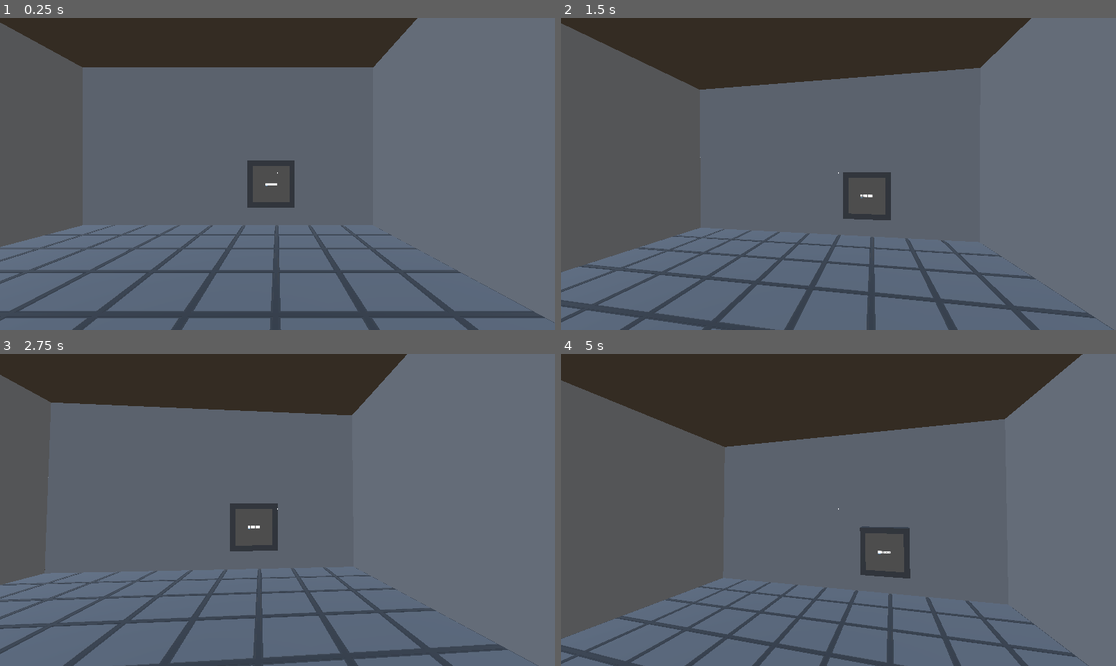
Above: before the commit, frames 1-4 (two rows, left to right).
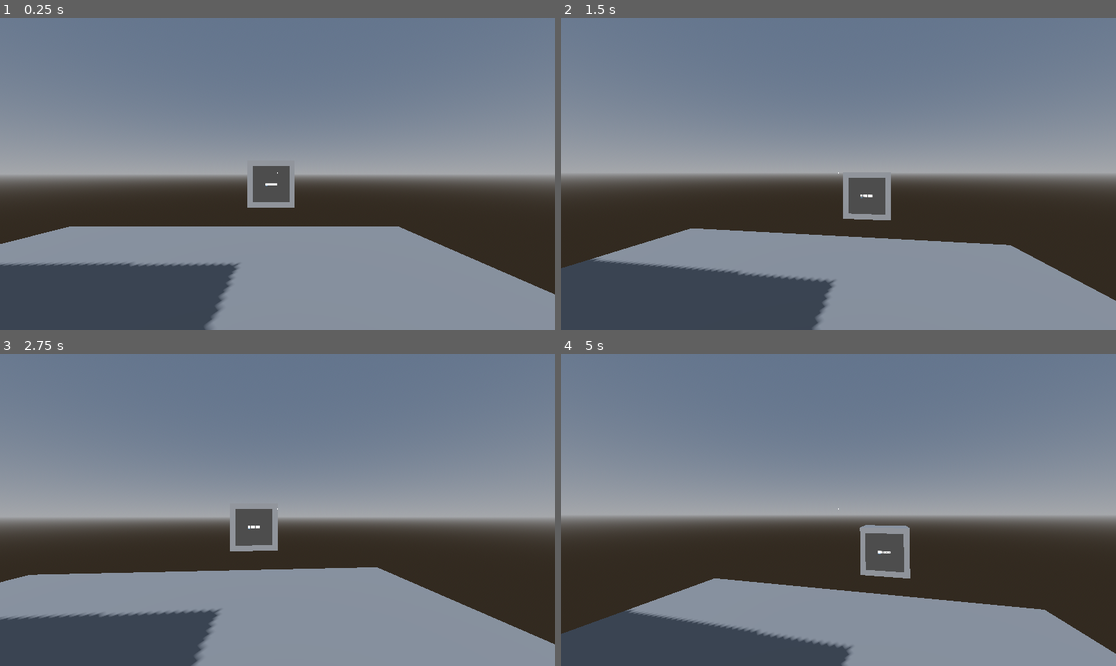
Above: after the commit, the same moments.

Repository: Martiriak/brackeys-feb-2026
Game: Godot game, scene res://levels/tv-hub/test_tv.tscn
The game is run twice, just before and just after one commit, with the same random seed, the same clock (stepped at 60 frames per second) and the same inputs. The engine's default icon, where the game draws it, is replaced by a stand-in: a white triangle on a blue panel in a dark square.
Inputs (mouse positions are in pixels of both pictures, inside the frame that each line leads up to):
- Up to frame 1 (0.25 s): no input
- Up to frame 2 (1.5 s): tap Enter (ui_accept) at 0.5 s; move the mouse to (866, 174) at 0.52 s; hold Up (ui_up) from 0.53 s (still down); tap E (interact) at 0.6 s; click (866, 174) at 0.67 s; tap Space (jump) at 0.77 s; move the mouse to (810, 174) at 1.27 s; tap Shift (run) at 1.35 s
- Up to frame 3 (2.75 s): keep holding Up (ui_up); tap Space (jump) at 1.52 s; tap Enter (ui_accept) at 2 s; move the mouse to (288, 503) at 2.02 s; tap E (interact) at 2.1 s
- Up to frame 4 (5 s): keep holding Up (ui_up); tap Enter (ui_accept) at 2.75, 4.25 s; move the mouse to (832, 516) at 2.77 s; tap Shift (run) at 2.85, 4.35 s; click (832, 516) at 2.92 s; tap Space (jump) at 3.02, 3.77, 4.52 s; move the mouse to (877, 513) at 3.52 s; tap E (interact) at 3.6 s; move the mouse to (794, 506) at 4.27 s

The runs differ from the first frame. In frame 1, 93% of the frame differs, in the area x 0-100%, y 0-100%; in frame 2, 94%; in frame 3, 92%; in frame 4, 95%.

Commit message:
fixed hub mesh

Diff:
--- a/scenes/hub.tscn
+++ b/scenes/hub.tscn
@@ -7,28 +7,28 @@
 [node name="Node" type="Node3D" unique_id=1315658809]
 
 [node name="Door" parent="." unique_id=1533708439 instance=ExtResource("1_w6xti")]
-transform = Transform3D(1.08, 1.509958e-07, -1.509958e-07, -1.6307547e-07, 1, 0, -1.6307547e-07, -2.2799733e-14, -1, 3.7551935, 1.5150294, -0.75759614)
+transform = Transform3D(1.08, 1.509958e-07, -1.509958e-07, -1.6307547e-07, 1, 0, -1.6307547e-07, -2.2799733e-14, -1, 0.65519345, 0.015029371, 2.542404)
 
 [node name="Floor" parent="." unique_id=1513779618 instance=ExtResource("2_7wvbm")]
-transform = Transform3D(1, 0, 0, 0, 1, 0, 0, 0, 1, 3.2365415, 1.4808149, -3.2697434)
+transform = Transform3D(1, 0, 0, 0, 1, 0, 0, 0, 1, 0.13654152, -0.019185126, 0.03025657)
 
 [node name="FrontWall" parent="." unique_id=1118845949 instance=ExtResource("3_bfqb0")]
-transform = Transform3D(1, 0, 0, 0, 1, 0, 0, 0, 1, 3.2365415, 1.5180042, -3.2697434)
+transform = Transform3D(1, 0, 0, 0, 1, 0, 0, 0, 1, 0.13654152, 0.01800412, 0.03025657)
 
 [node name="BackWallC" parent="." unique_id=773913215 instance=ExtResource("3_bfqb0")]
-transform = Transform3D(-6.5566685e-09, -0.5999964, -0.002443456, 0.15, -2.6226834e-08, 2.050829e-17, -2.2887189e-11, -0.002094391, 0.69999576, 4.154446, 3.8838592, 0.9805715)
+transform = Transform3D(6.556668e-09, 0.5999963, -0.0024434559, -0.15, 2.6226834e-08, -9.7143926e-18, -2.2887183e-11, -0.0020943908, -0.6999957, -0.746, 2.399, 0.73)
 
 [node name="BackWallL" parent="." unique_id=748647977 instance=ExtResource("3_bfqb0")]
-transform = Transform3D(-0.3999999, 0, 0.00075045414, 0, 1, 0, -0.00030018168, 0, -0.99999964, 1.6729376, 1.5180042, -3.3210938)
+transform = Transform3D(-0.3999999, 0, 0.00075045414, 0, 1, 0, -0.00030018168, 0, -0.99999964, -1.4270624, 0.01800412, -0.021093786)
 
 [node name="BackWallR" parent="." unique_id=967779036 instance=ExtResource("3_bfqb0")]
-transform = Transform3D(-0.3999999, 0, 0.00075045414, 0, 1, 0, -0.00030018168, 0, -0.99999964, 4.726086, 1.5180042, -3.3210938)
+transform = Transform3D(-0.3999999, 0, 0.00075045414, 0, 1, 0, -0.00030018168, 0, -0.99999964, 1.6260861, 0.01800412, -0.021093786)
 
 [node name="LeftWall" parent="." unique_id=929840142 instance=ExtResource("3_bfqb0")]
-transform = Transform3D(-4.371139e-08, 0, 1, 0, 1, 0, -1, 0, -4.371139e-08, 3.2365415, 1.5180042, -3.2697434)
+transform = Transform3D(-4.371139e-08, 0, 1, 0, 1, 0, -1, 0, -4.371139e-08, 0.13654152, 0.01800412, 0.03025657)
 
 [node name="Roof" parent="." unique_id=338619558 instance=ExtResource("3_bfqb0")]
-transform = Transform3D(1.9106855e-15, 1.8398792, -4.3711385e-08, 4.371139e-08, -8.0423675e-08, -0.99999994, -1, 0, -4.3711385e-08, 0.7058923, 1.7482288, -3.2697434)
+transform = Transform3D(1.9106855e-15, 1.8398792, -4.3711385e-08, 4.371139e-08, -8.0423675e-08, -0.99999994, -1, 0, -4.3711385e-08, -2.3941076, 0.24822873, 0.03025657)
 
 [node name="RightWall" parent="." unique_id=2093927963 instance=ExtResource("3_bfqb0")]
-transform = Transform3D(-4.371139e-08, 0, -1, 0, 1, 0, 1, 0, -4.371139e-08, 3.2365415, 1.5180042, -3.2697434)
+transform = Transform3D(-4.371139e-08, 0, -1, 0, 1, 0, 1, 0, -4.371139e-08, 0.13654152, 0.01800412, 0.03025657)
--- a/scripts/tv-hub/tv.gd
+++ b/scripts/tv-hub/tv.gd
@@ -34,8 +34,12 @@
 	# TODO: check if code corresponds to one that can change the scene.
 	# USE tv_codes!
 	var level = GameManager.get_level(code)
+	print(code)
 	if level:
+		print("Code found")
 		GameManager.load_new_level(level)
+	else:
+		print("Error")
 
 	tv_screen.animate_shader(true if level else false)
 
